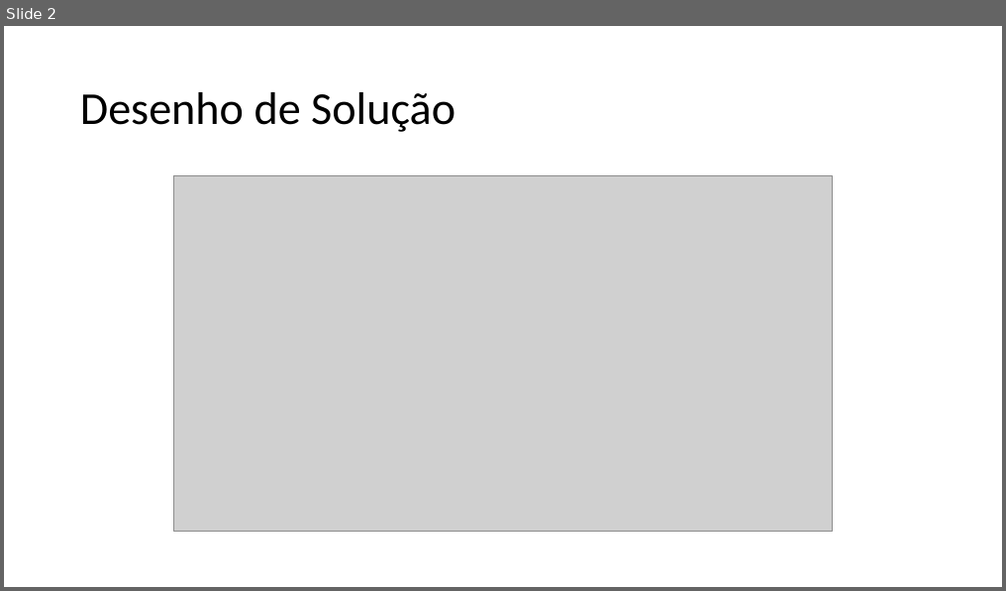
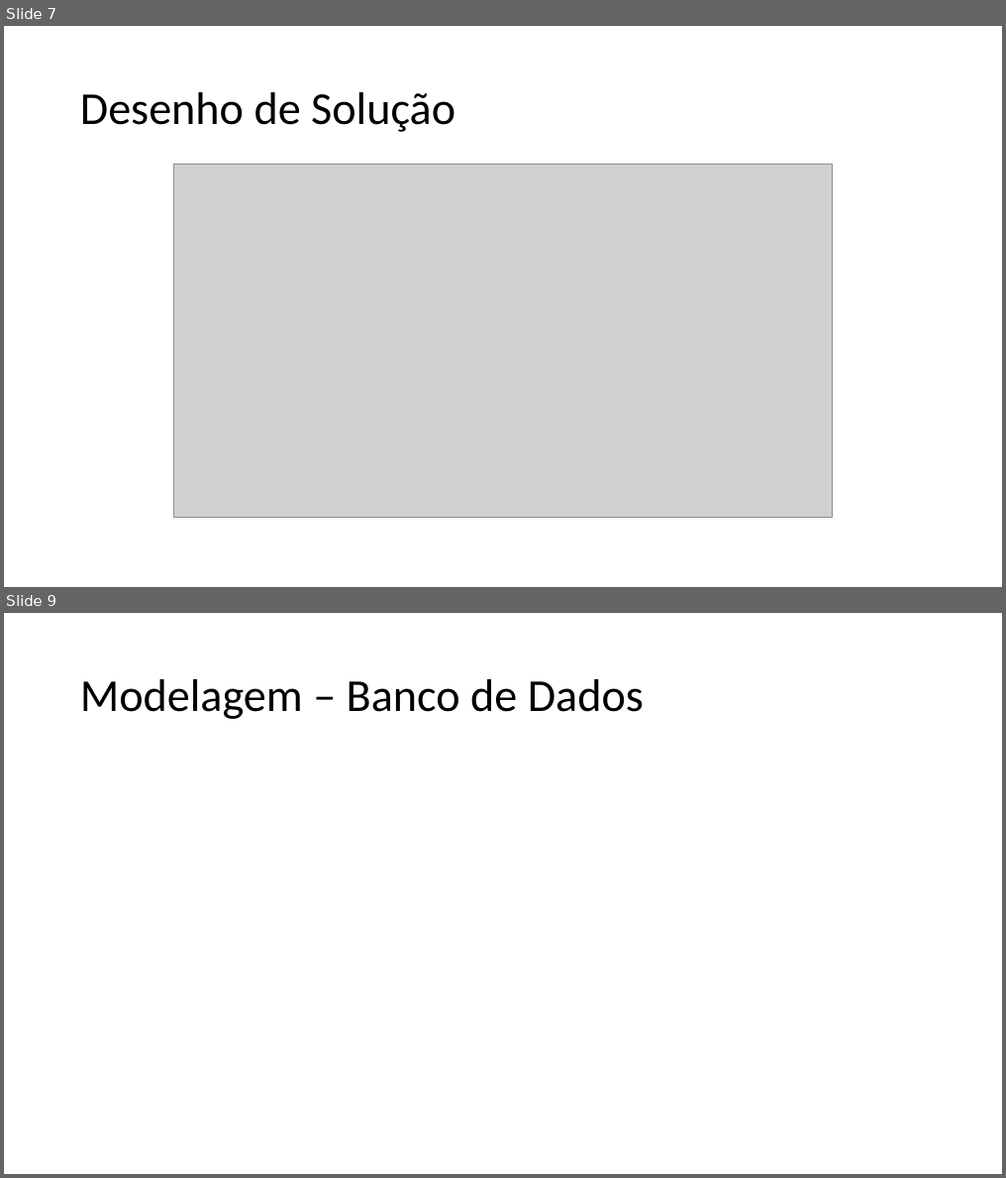
Before and after one commit to BandTec/project-hunter, a slide deck: Documentação/Apresentação.pptx. Shown one above the other, each under a label of ours: slide 2 before the commit, slides 7 and 9 after it; the slides between them are not shown. The pictures are 1006x591 and 1006x1178 pixels, drawn with LibreOffice and Linux fonts; fonts in the diff are those of the drawing; grey boxes stand for pictures. Boxes give left, top, right and bottom in pixels: in the first picture for what was removed or moved away, otherwise in the second. Text is boxed around its words. In the diff, an @@ line names an element or a change of style, - is before the commit and + after.

```diff
--- a/Documentação/Apresentação.pptx
+++ b/Documentação/Apresentação.pptx
@@ slide 9 added at [4, 613, 1002, 1174], background #FFFFFF @@
@@ title added at [80, 679, 644, 719], 44 pt, text #000000 @@
+Modelagem – Banco de Dados
@@ what was slide 2 is now slide 7 @@
@@ slide 7 changed as well @@
@@ picture: place and size @@
-picture at [174, 175, 833, 532]
+picture at [174, 165, 833, 518]
```
Also in this commit, not shown: 3 other slides changed, 5 other slides added, 1 slide removed, 2 other files.
